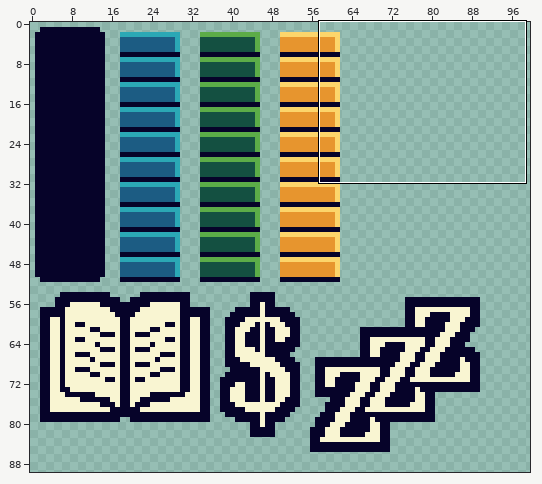
Pixel-art file: Assets/Art/ui-elements.aseprite. The first picture is a wide view before the edit; the outline marks the close-up.
Close-up. Before:
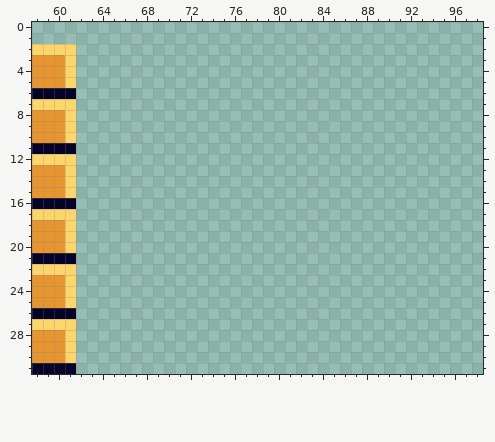
128x128 pixels, 1 frame. Shown: x 58..98, y 0..31. The wide view leaves out empty margins.
After the commit:
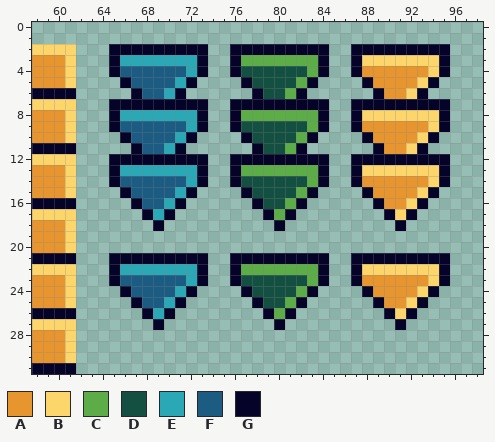
Palette (. is transparent): A #e7952e  B #fcd56b  C #5cac48  D #145041  E #2ba8b5  F #1c5c83  G #060329
The exact change:
Layer "Layer 2":
y 2: x 65..73 ......... -> GGGGGGGGG; x 76..84 ......... -> GGGGGGGGG; x 87..95 ......... -> GGGGGGGGG
y 3: x 65..73 ......... -> GEEEEEEEG; x 76..84 ......... -> GCCCCCCCG; x 87..95 ......... -> GBBBBBBBG
y 4: x 65..73 ......... -> GFFFFFFEG; x 76..84 ......... -> GDDDDDDCG; x 87..95 ......... -> GAAAAAABG
y 5: x 66..72 ....... -> GFFFFEG; x 77..83 ....... -> GDDDDCG; x 88..94 ....... -> GAAAABG
y 6: x 67..71 ..... -> GFFEG; x 78..82 ..... -> GDDCG; x 89..93 ..... -> GAABG
y 7: x 65..73 ......... -> GGGGGGGGG; x 76..84 ......... -> GGGGGGGGG; x 87..95 ......... -> GGGGGGGGG
y 8: x 65..73 ......... -> GEEEEEEEG; x 76..84 ......... -> GCCCCCCCG; x 87..95 ......... -> GBBBBBBBG
y 9: x 65..73 ......... -> GFFFFFFEG; x 76..84 ......... -> GDDDDDDCG; x 87..95 ......... -> GAAAAAABG
y 10: x 66..72 ....... -> GFFFFEG; x 77..83 ....... -> GDDDDCG; x 88..94 ....... -> GAAAABG
y 11: x 67..71 ..... -> GFFEG; x 78..82 ..... -> GDDCG; x 89..93 ..... -> GAABG
y 12: x 65..73 ......... -> GGGGGGGGG; x 76..84 ......... -> GGGGGGGGG; x 87..95 ......... -> GGGGGGGGG
y 13: x 65..73 ......... -> GEEEEEEEG; x 76..84 ......... -> GCCCCCCCG; x 87..95 ......... -> GBBBBBBBG
y 14: x 65..73 ......... -> GFFFFFFEG; x 76..84 ......... -> GDDDDDDCG; x 87..95 ......... -> GAAAAAABG
y 15: x 66..72 ....... -> GFFFFEG; x 77..83 ....... -> GDDDDCG; x 88..94 ....... -> GAAAABG
y 16: x 67..71 ..... -> GFFEG; x 78..82 ..... -> GDDCG; x 89..93 ..... -> GAABG
y 17: x 68..70 ... -> GEG; x 79..81 ... -> GCG; x 90..92 ... -> GBG
y 18: x 69 . -> G; x 80 . -> G; x 91 . -> G
y 21: x 65..73 ......... -> GGGGGGGGG; x 76..84 ......... -> GGGGGGGGG; x 87..95 ......... -> GGGGGGGGG
y 22: x 65..73 ......... -> GEEEEEEEG; x 76..84 ......... -> GCCCCCCCG; x 87..95 ......... -> GBBBBBBBG
y 23: x 65..73 ......... -> GFFFFFFEG; x 76..84 ......... -> GDDDDDDCG; x 87..95 ......... -> GAAAAAABG
y 24: x 66..72 ....... -> GFFFFEG; x 77..83 ....... -> GDDDDCG; x 88..94 ....... -> GAAAABG
y 25: x 67..71 ..... -> GFFEG; x 78..82 ..... -> GDDCG; x 89..93 ..... -> GAABG
y 26: x 68..70 ... -> GEG; x 79..81 ... -> GCG; x 90..92 ... -> GBG
y 27: x 69 . -> G; x 80 . -> G; x 91 . -> G
